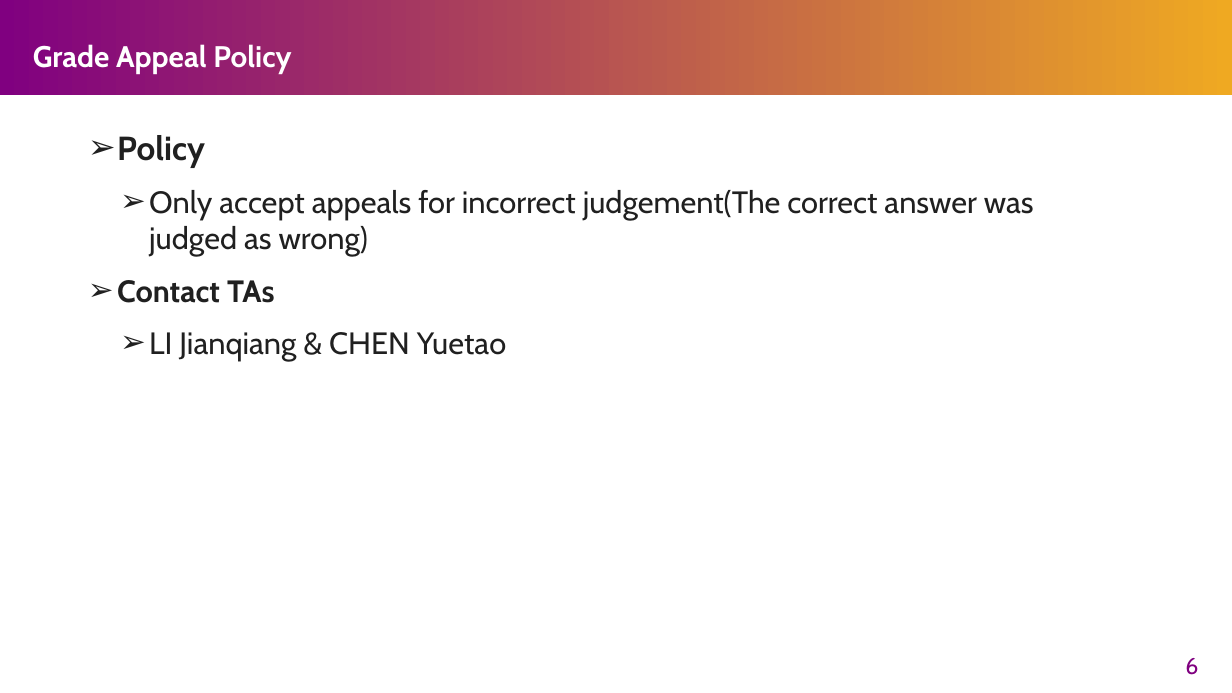
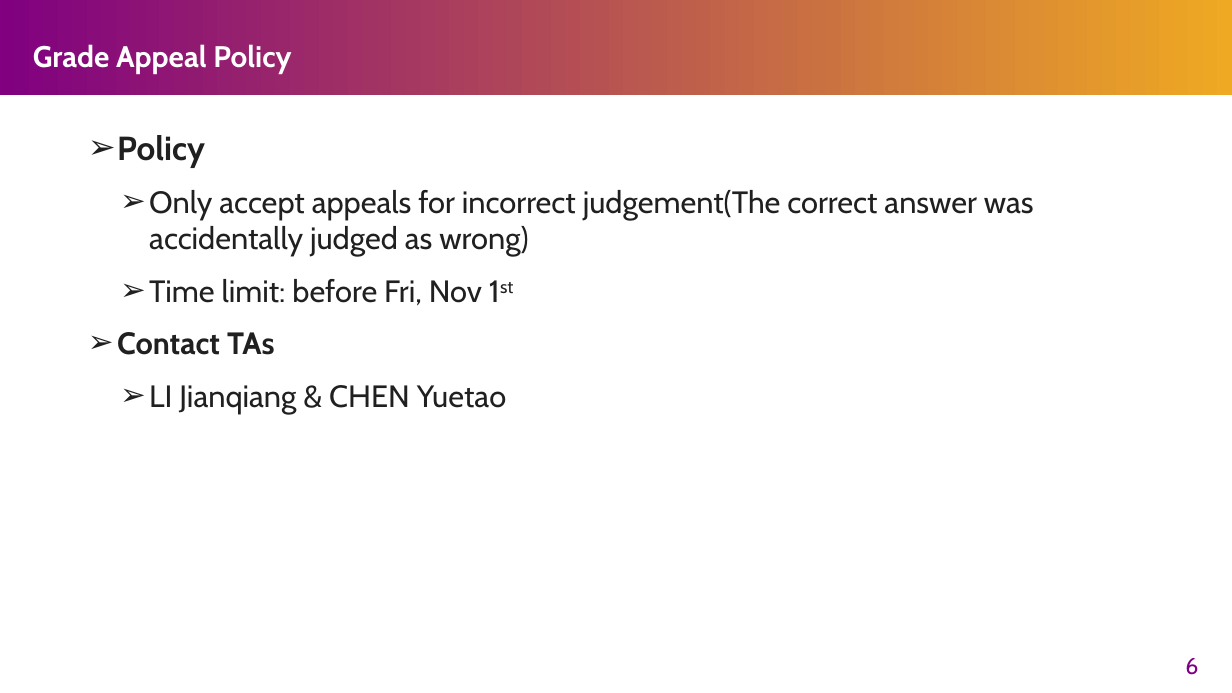
Before and after one commit to henryhxu/CSCI3150, a slide deck: slide 6 of tutorial/T08/tut08.pptx. Drawn at 1232x693 pixels with LibreOffice and Linux fonts; fonts in the diff are those of the drawing. Boxes give left, top, right and bottom in pixels: in the first picture for what was removed or moved away, otherwise in the second. Text is boxed around its words. In the diff, an @@ line names an element or a change of style, - is before the commit and + after.

```diff
--- a/tutorial/T08/tut08.pptx
+++ b/tutorial/T08/tut08.pptx
@@ text at <box>149,190,1034,305</box>: text changed @@
-  ➢ Only accept appeals for incorrect judgement(The correct answer was judged as wrong)
+  ➢ Only accept appeals for incorrect judgement(The correct answer was accidentally judged as wrong)
+  ➢ Time limit: before Fri, Nov 1st
```
Also in this commit, not shown: 1 other file.
